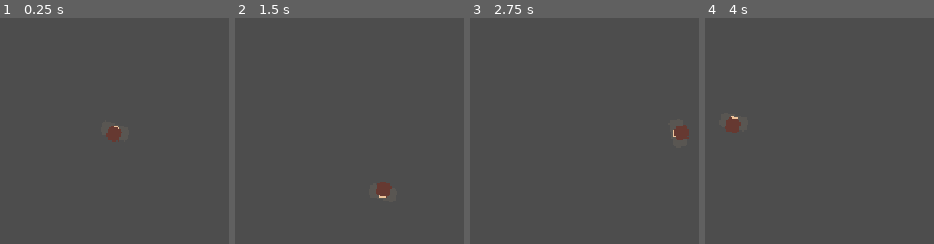
Above: before the commit, frames 1-4 (left to right).
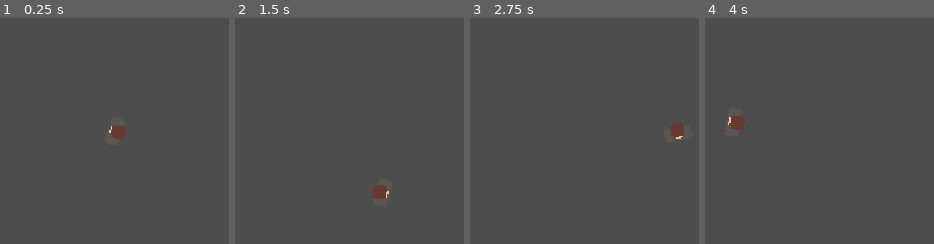
Above: after the commit, the same moments.

Repository: makryl-dev/Eleutheria
Game: Godot game, scene res://src/World/World.tscn
Two runs of this game, one before a commit and one after it. Both use one fixed random seed, a clock stepped at 60 frames per second and the inputs below.
Inputs (mouse positions are in pixels of both pictures, inside the frame that each line leads up to):
- Up to frame 1 (0.25 s): no input
- Up to frame 2 (1.5 s): tap Enter at 0.5 s; move the mouse to (outside the picture) at 0.52 s; hold D (move_right) 0.53-1.28 s; tap Space at 1.25 s; move the mouse to (outside the picture) at 1.27 s; hold S (move_down) from 1.28 s (still down)
- Up to frame 3 (2.75 s): move the mouse to (664, 31) at 2.02 s; release S (move_down) at 2.03 s; hold D (move_right) from 2.03 s (still down)
- Up to frame 4 (4 s): tap Enter at 2.75 s; move the mouse to (780, 221) at 2.77 s; release D (move_right) at 2.78 s; hold W (move_up) 2.78-3.53 s; move the mouse to (outside the picture) at 3.52 s; hold A (move_left) from 3.53 s (still down)

The runs differ from the first frame. In frame 1, 0.3% of the frame differs, in the area x 46-56%, y 47-55%; in frame 2, 0.3%; in frame 3, 0.3%; in frame 4, 0.3%, in the area x 8-18%, y 42-51%.

Commit message:
fix: correct rotation of Player Sprite and Hitbox

Diff:
--- a/src/Player/Player.tscn
+++ b/src/Player/Player.tscn
@@ -156,10 +156,12 @@
 [node name="Player" type="CharacterBody2D" unique_id=1973862595]
 
 [node name="Sprite" type="AnimatedSprite2D" parent="." unique_id=1702494365]
+rotation = -1.5707964
 sprite_frames = SubResource("SpriteFrames_ey032")
 animation = &"Idle"
 
 [node name="Hitbox" type="CollisionShape2D" parent="." unique_id=2115082384]
+rotation = -1.5707964
 shape = SubResource("RectangleShape2D_eyaco")
 
 [node name="PlayerCamera" type="Camera2D" parent="." unique_id=756526006]
